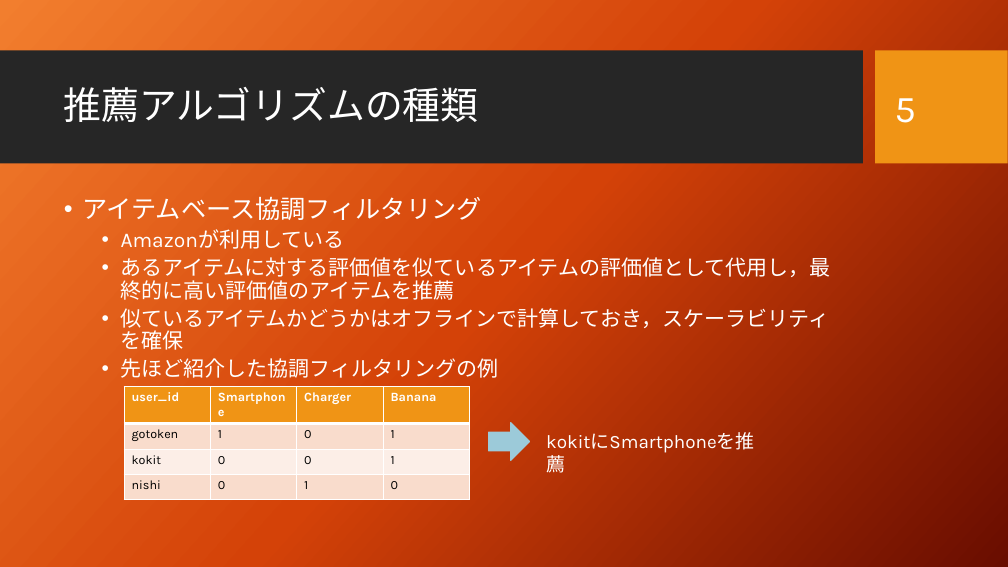
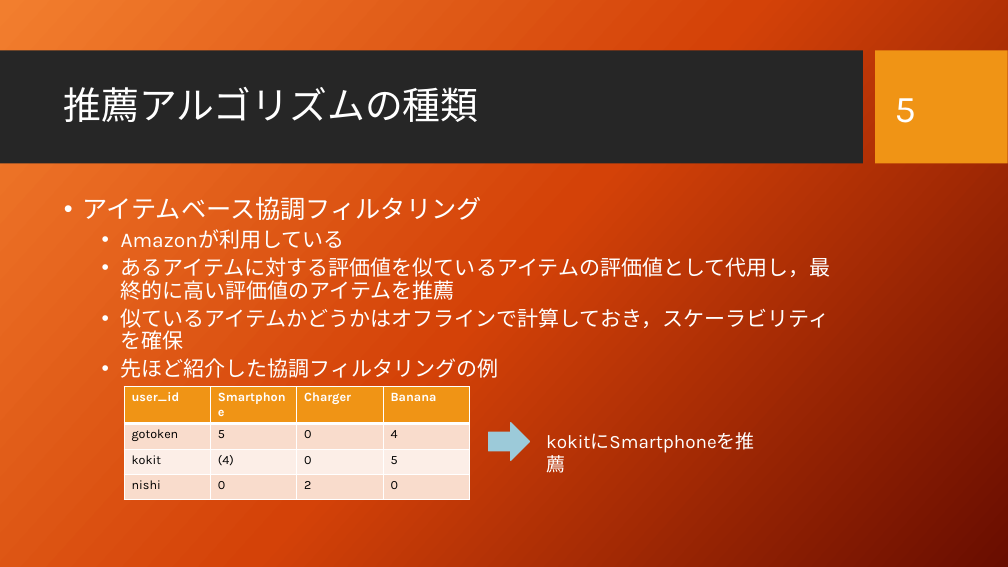
Before and after one commit to yoshi-practice/dokata_lecture, a slide deck: slide 6 of Lecture_Slides/recommendation_algorithm.pptx. Drawn at 1008x567 pixels with LibreOffice and Linux fonts; fonts in the diff are those of the drawing; background and template pictures are left out. Boxes give left, top, right and bottom in pixels: in the first picture for what was removed or moved away, otherwise in the second. Text is boxed around its words. In the diff, an @@ line names an element or a change of style, - is before the commit and + after.

```diff
--- a/Lecture_Slides/recommendation_algorithm.pptx
+++ b/Lecture_Slides/recommendation_algorithm.pptx
@@ table at <box>124,386,469,493</box> @@
-row 2, column 2: 1
+row 2, column 2: 5
-row 2, column 4: 1
+row 2, column 4: 4
-row 3, column 2: 0
+row 3, column 2: (4)
-row 3, column 4: 1
+row 3, column 4: 5
-row 4, column 3: 1
+row 4, column 3: 2
```
Also in this commit, not shown: 1 slide added.
